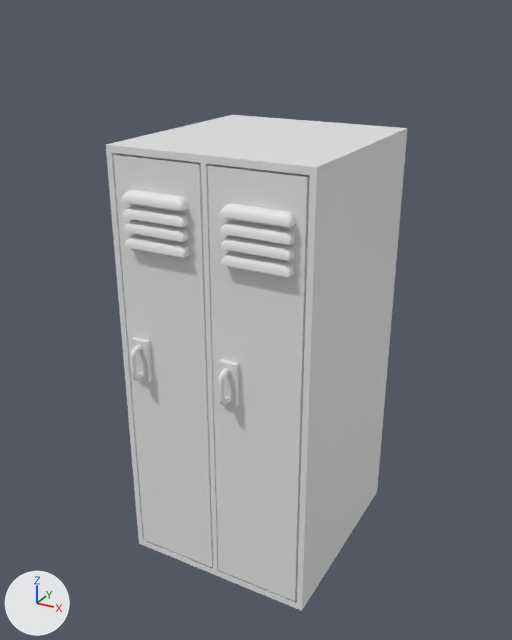
A saved change to the FBX model ProjectIII_TheBigOne/Assets/Models/World/Elements/Physical/Static/Drawer/Locker.fbx.
Before and after are seen from a 50 mm lens placed at (-4.2, 0.39, 2.38), pointed at (-5.59, 2.91, 1.12). Arrows for +X, +Y and +Z are at lower left; the lights stay in place. Materials are left out; every surface is plain grey. Where no turn or scale is listed for an object, it has been applied to the vertices.

In view in the first picture: 'Locker'.
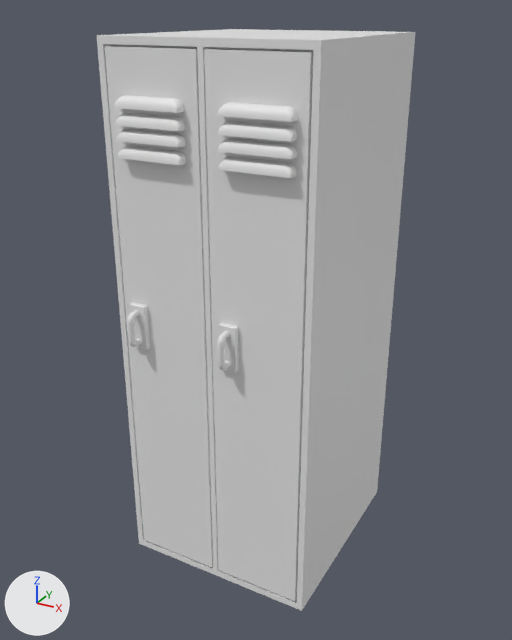
Changed parts and their boxes (x1, y1, x2, y2) in the pictures (512 x 640 px; the box of a moved part takes in the faces that stretch with it):
```json
{"object": "Locker", "change": "reshaped", "before": [106, 115, 407, 611], "after": [97, 29, 415, 611], "on screen": "17% taller"}
{"part": 1, "of": "me_mesh", "change": "moved or reshaped", "before": [220, 235, 295, 260], "after": [218, 138, 297, 159]}
{"part": 2, "of": "me_mesh", "change": "moved or reshaped", "before": [220, 220, 295, 245], "after": [218, 121, 297, 142]}
{"part": 3, "of": "me_mesh", "change": "moved or reshaped", "before": [221, 252, 294, 277], "after": [219, 156, 297, 178]}
{"part": 4, "of": "me_mesh", "change": "moved or reshaped", "before": [220, 203, 295, 227], "after": [217, 102, 298, 122]}
{"part": 5, "of": "me_mesh", "change": "moved or reshaped", "before": [131, 337, 152, 383], "after": [129, 303, 150, 350]}
{"part": 6, "of": "me_mesh", "change": "moved or reshaped", "before": [130, 344, 144, 380], "after": [127, 310, 142, 347]}
{"part": 7, "of": "me_mesh", "change": "moved or reshaped", "before": [219, 359, 239, 408], "after": [218, 323, 239, 373]}
{"part": 8, "of": "me_mesh", "change": "moved or reshaped", "before": [218, 367, 231, 405], "after": [217, 331, 230, 370]}
{"part": 9, "of": "me_mesh", "change": "moved or reshaped", "before": [124, 220, 189, 242], "after": [117, 129, 186, 147]}
{"part": 10, "of": "me_mesh", "change": "moved or reshaped", "before": [122, 205, 189, 227], "after": [115, 113, 185, 131]}
{"part": 11, "of": "me_mesh", "change": "moved or reshaped", "before": [125, 235, 190, 258], "after": [118, 146, 186, 165]}
{"part": 12, "of": "me_mesh", "change": "moved or reshaped", "before": [121, 189, 188, 211], "after": [114, 95, 184, 113]}
{"part": 13, "of": "me_mesh", "change": "moved or reshaped", "before": [106, 115, 407, 432], "after": [97, 29, 415, 432]}
```

Scene script edits in JSON lines:
```json
{"block": "me_mesh", "where": "me_mesh.from_pydata(...)  # 1316 vertices, 1192 faces; spans x -0.44..0.44, y -0.83..0.19, z -0.95..0.95"}
{"block": "me_mesh", "where": "# used by ob_locker; location = (-5.572, 3.249, 0.957)"}
{"block": "me_mesh", "change": "me_mesh part 1: the loose piece of 120 vertices spanning x 0.08..0.36, y -0.79..-0.75, z 0.64..0.68 is moved by (0.0, 0.0, 0.34)"}
{"block": "me_mesh", "change": "me_mesh part 2: the loose piece of 120 vertices spanning x 0.08..0.36, y -0.79..-0.75, z 0.69..0.73 is moved by (0.0, 0.0, 0.34)"}
{"block": "me_mesh", "change": "me_mesh part 3: the loose piece of 120 vertices spanning x 0.08..0.36, y -0.79..-0.75, z 0.58..0.62 is moved by (0.0, 0.0, 0.34)"}
{"block": "me_mesh", "change": "me_mesh part 4: the loose piece of 120 vertices spanning x 0.08..0.36, y -0.79..-0.75, z 0.75..0.8 is moved by (0.0, 0.0, 0.34)"}
{"block": "me_mesh", "change": "me_mesh part 5: the loose piece of 8 vertices spanning x -0.37..-0.29, y -0.77..-0.75, z -0.02..0.17 is moved by (0.0, 0.0, 0.16)"}
{"block": "me_mesh", "change": "me_mesh part 6: the loose piece of 130 vertices spanning x -0.34..-0.31, y -0.83..-0.77, z 0.0..0.15 is moved by (0.0, 0.0, 0.16)"}
{"block": "me_mesh", "change": "me_mesh part 7: the loose piece of 8 vertices spanning x 0.06..0.13, y -0.77..-0.75, z -0.02..0.17 is moved by (0.0, 0.0, 0.16)"}
{"block": "me_mesh", "change": "me_mesh part 8: the loose piece of 130 vertices spanning x 0.08..0.11, y -0.83..-0.77, z 0.0..0.15 is moved by (0.0, 0.0, 0.16)"}
{"block": "me_mesh", "change": "me_mesh part 9: the loose piece of 120 vertices spanning x -0.35..-0.07, y -0.79..-0.75, z 0.64..0.68 is moved by (0.0, 0.0, 0.34)"}
{"block": "me_mesh", "change": "me_mesh part 10: the loose piece of 120 vertices spanning x -0.35..-0.07, y -0.79..-0.75, z 0.69..0.73 is moved by (0.0, 0.0, 0.34)"}
{"block": "me_mesh", "change": "me_mesh part 11: the loose piece of 120 vertices spanning x -0.35..-0.07, y -0.79..-0.75, z 0.58..0.62 is moved by (0.0, 0.0, 0.34)"}
{"block": "me_mesh", "change": "me_mesh part 12: the loose piece of 120 vertices spanning x -0.35..-0.07, y -0.79..-0.75, z 0.75..0.8 is moved by (0.0, 0.0, 0.34)"}
{"block": "me_mesh", "change": "me_mesh part 13: all 40 vertices in x -0.44..0.44, y -0.75..0.19, z 0.92..0.95 are moved by (0.0, 0.0, 0.38)"}
```
